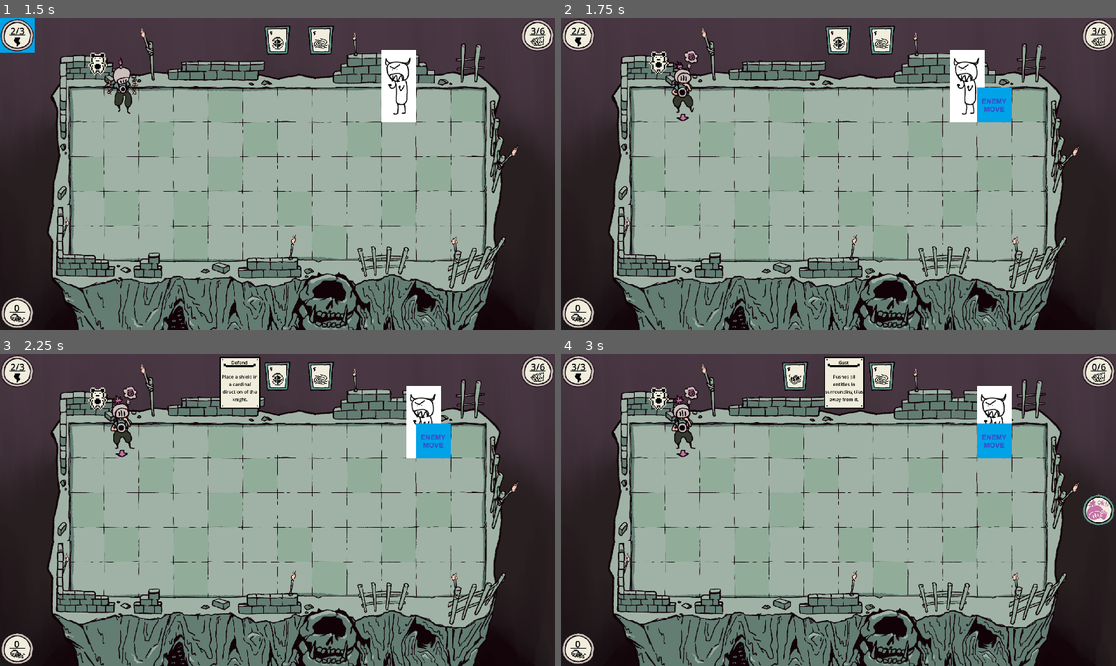
Above: before the commit, frames 1-4 (two rows, left to right).
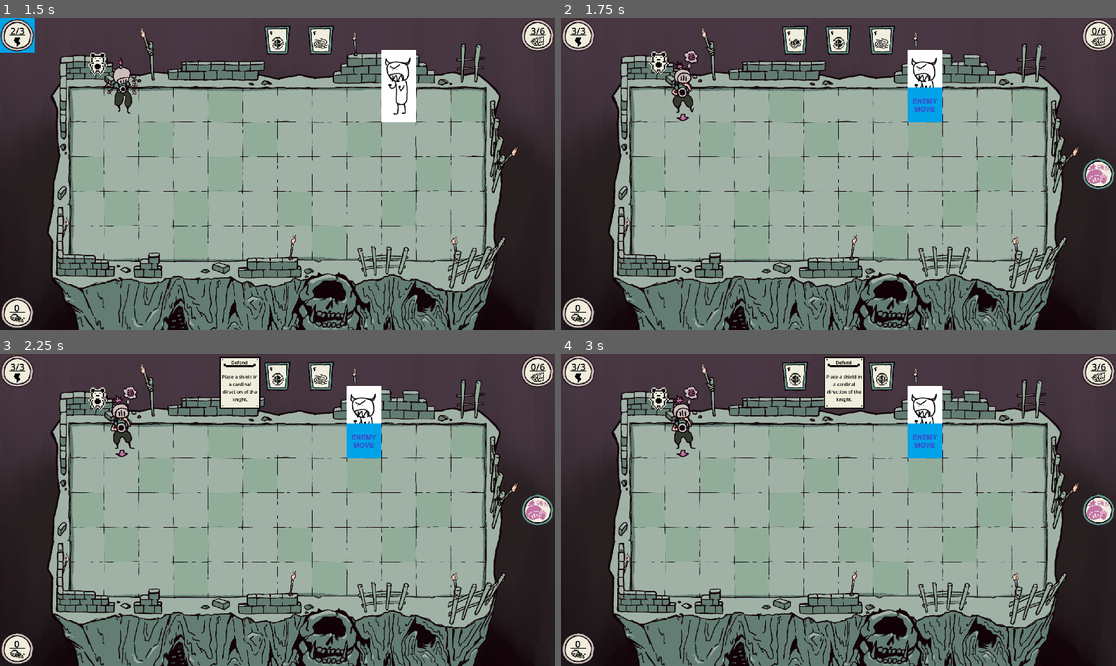
Above: after the commit, the same moments.

Repository: JonoBeach/2026WinterGameJam
Game: Godot game, scene res://Scenes/main.tscn
The game is run twice, just before and just after one commit, with the same random seed, the same clock (stepped at 60 frames per second) and the same inputs. Sound files missing from this copy of the repository are replaced by a short silence.
Inputs (mouse positions are in pixels of both pictures, inside the frame that each line leads up to):
- Up to frame 1 (1.5 s): click (538, 174) at 0.5 s; click (233, 39) at 1.25 s
- Up to frame 2 (1.75 s): no input
- Up to frame 3 (2.25 s): click (277, 375) at 2 s
- Up to frame 4 (3 s): click (882, 375) at 2.75 s

Frame 1 is identical in both runs. In frame 2, 4.2% of the frame differs, in the area x 1-100%, y 2-56%; in frame 3, 3.5%; in frame 4, 3.2%.

Commit message:
Altered code to have moves be apart of a list

Diff:
--- a/Scenes/main.tscn
+++ b/Scenes/main.tscn
@@ -101,6 +101,7 @@
 [node name="enemy_attack_and_movement_patterns" type="Node" parent="Enemy" unique_id=1354690557 node_paths=PackedStringArray("enemy")]
 script = ExtResource("11_6iyac")
 enemy = NodePath("..")
+tile_move_count = 3
 metadata/_custom_type_script = "uid://we4fyn7jki2m"
 
 [node name="enemypositions" type="TileMapLayer" parent="." unique_id=831590137]
--- a/Scripts/enemy.gd
+++ b/Scripts/enemy.gd
@@ -53,6 +53,7 @@
 func enemy_move():
 	var previous_move = position
 	var current_move = position
+	var move_list = []
 	for i in range(attack_movement_patterns.tile_move_count):
 		current_move = end
 		end = attack_movement_patterns.enemy_movement_location()
@@ -75,24 +76,28 @@
 			print("HIT")
 			hit_area.set_deferred("monitoring", false)
 
-		else:
-			hit_area.set_deferred("monitoring", false)
-			# Determine direction
-			if (end.x - position.x < 0):
-				direction = "left"
-				enemy_sprite.play("face_left")
-			if (end.x - position.x > 0):
-				direction = "right"
-				enemy_sprite.play("face_right")
+		move_list.append(end)
 
-			if (end.y - position.y < 0):
-				direction = "up"
-			if (end.y - position.y > 0):
-				direction = "down"
+	#print(move_list)
 
-			velocity = end - position
-			#previous_move = end
-			await get_tree().create_timer(1).timeout
+	for move in move_list:
+		hit_area.set_deferred("monitoring", false)
+		# Determine direction
+		if (move.x - position.x < 0):
+			direction = "left"
+			enemy_sprite.play("face_left")
+		if (move.x - position.x > 0):
+			direction = "right"
+			enemy_sprite.play("face_right")
+
+		if (move.y - position.y < 0):
+			direction = "up"
+		if (move.y - position.y > 0):
+			direction = "down"
+
+		velocity = end - position
+		#previous_move = end
+		await get_tree().create_timer(1).timeout
 
 		#previous_move = end
 		hit_area.set_deferred("monitoring", false)
